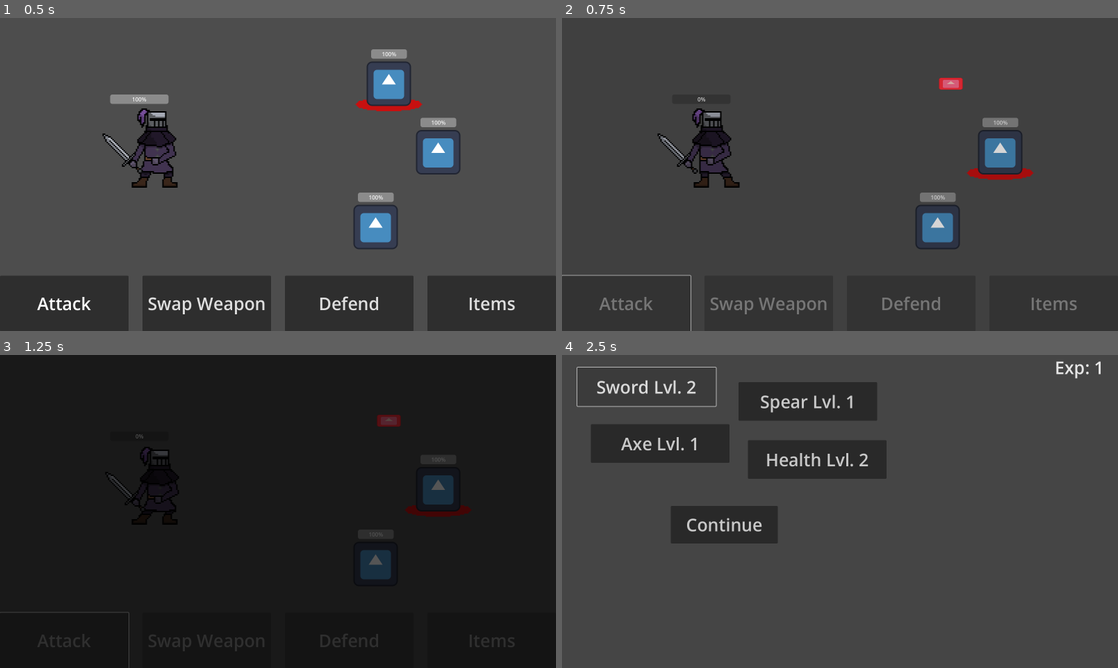
Above: before the commit, frames 1-4 (two rows, left to right).
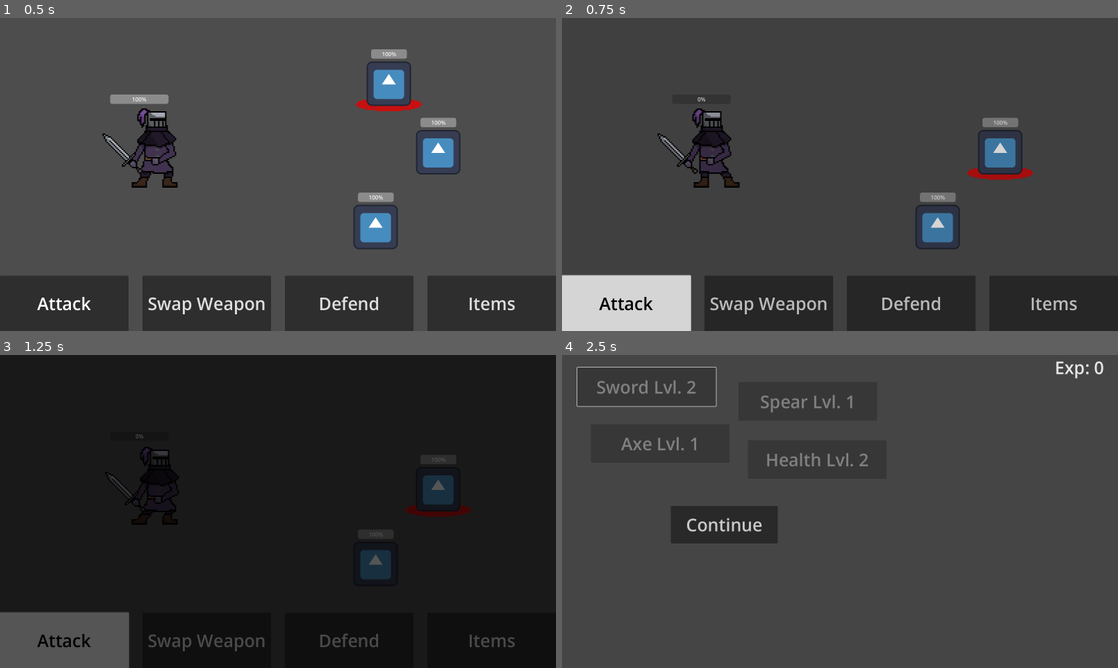
Above: after the commit, the same moments.

Repository: mwingerden/Shinko
Game: Godot game, scene res://Scenes/Levels/level_1.tscn
Two runs of this game, one before a commit and one after it. Both use one fixed random seed, a clock stepped at 60 frames per second and the inputs below. The engine's default icon, where the game draws it, is replaced by a stand-in: a white triangle on a blue panel in a dark square.
Inputs (mouse positions are in pixels of both pictures, inside the frame that each line leads up to):
- Up to frame 1 (0.5 s): no input
- Up to frame 2 (0.75 s): click "Attack" at 0.5 s
- Up to frame 3 (1.25 s): no input
- Up to frame 4 (2.5 s): click (767, 639) at 1.25 s, where only the run after the commit has a clickable "Swap Weapon"; click "Sword Lvl. 1" at 2 s

Frame 1 is identical in both runs. In frame 2, 4.9% of the frame differs, in the area x 0-93%, y 19-100%; in frame 3, 4.7%; in frame 4, 1.0%.

Commit message:
Added more logic between scene transitions.

Diff:
--- a/Scripts/Global.gd
+++ b/Scripts/Global.gd
@@ -1,6 +1,7 @@
 extends Node
 
-var exp_count = 1
+var starting_exp = 0
+var current_exp_count = starting_exp
 var health_potion_count = 1
 var shield_potion_count = 1
 var player_current_weapon = 0
@@ -8,6 +9,21 @@
 var level_sword = 1
 var level_axe = 1
 var level_spear = 1
+var MAX_PLAYER_HEALTH = 1
+var MAX_PLAYER_SHIELD = 10
+var heal_amount = 1
+var increase_shield_amount = 1
+var shield_on = false
+var player_current_health = MAX_PLAYER_HEALTH
+	#set(value):
+		#current_health = value
+		#_update_health_bar()
+		#_play_animation()
+var player_current_shield = 0
+	#set(value):
+		#current_shield = value
+		#_update_shield_bar()
+		#_play_animation()
 
 func _ready():
 	SignalManager.upgrade_sword.connect(upgrade_sword)
@@ -30,7 +46,7 @@
 	level_sword += 1
 
 func exp_add():
-	exp_count += 1
+	current_exp_count += 1
 
 func exp_sub():
-	exp_count -= 1
+	current_exp_count -= 1
--- a/Scripts/Player/player.gd
+++ b/Scripts/Player/player.gd
@@ -3,21 +3,7 @@
 @onready var health_progress_bar = $Health
 @onready var shield_progress_bar = $Shield
 @onready var animation_player = $AnimationPlayer
-@export var MAX_HEALTH = 1
-@export var MAX_SHIELD = 10
-@export var heal_amount = 1
-@export var increase_shield_amount = 1
-var shield_on = false
-var current_health = MAX_HEALTH:
-	set(value):
-		current_health = value
-		_update_health_bar()
-		_play_animation()
-var current_shield = 0:
-	set(value):
-		current_shield = value
-		_update_shield_bar()
-		_play_animation()
+
 
 func _ready():
 	Global.player_current_weapon = Global.weapon.SWORD
@@ -25,16 +11,24 @@
 	SignalManager.player_take_damage.connect(take_damage)
 	SignalManager.player_increase_health.connect(heal)
 	SignalManager.player_increase_shield.connect(increase_shield)
+	SignalManager.player_restart.connect(player_restart)
 	show_health_bar(true)
 
 @warning_ignore("unused_parameter")
 func _process(delta):
 	_play_animation()
 
+func player_restart():
+	Global.player_current_health = Global.MAX_PLAYER_HEALTH
+	Global.player_current_shield = 0
+	Global.current_exp_count = Global.starting_exp
+	_update_health_bar()
+	_update_shield_bar()
+
 func show_health_bar(value):
 	health_progress_bar.visible = value
 	shield_progress_bar.visible = !value
-	shield_on = !value
+	Global.shield_on = !value
 
 func swap_weapon():
 	if Global.player_current_weapon == Global.weapon.SWORD:
@@ -51,10 +45,10 @@
 		#print("Switched to Axe")
 
 func _update_health_bar():
-	health_progress_bar.value = (float(current_health) / MAX_HEALTH) * 100
+	health_progress_bar.value = (float(Global.player_current_health) / Global.MAX_PLAYER_HEALTH) * 100
 
 func _update_shield_bar():
-	shield_progress_bar.value = (float(current_shield) / MAX_SHIELD) * 100
+	shield_progress_bar.value = (float(Global.player_current_shield) / Global.MAX_PLAYER_SHIELD) * 100
 
 func _play_animation():
 	if Global.player_current_weapon == Global.weapon.SWORD:
@@ -65,22 +59,24 @@
 		animation_player.play("spear")
 
 func take_damage(value):
-	if shield_on:
-		current_shield -= float(value) / 2.0
-		if current_shield <= 0:
-			current_shield = 0
+	if Global.shield_on:
+		Global.current_shield -= float(value) / 2.0
+		if Global.current_shield <= 0:
+			Global.current_shield = 0
 			show_health_bar(true)
 	else:
-		current_health -= value
-
-	if current_health <= 0:
+		Global.player_current_health -= value
+	_update_health_bar()
+	if Global.player_current_health <= 0:
 		SignalManager.player_death.emit()
 
 func increase_shield():
-	if current_shield <= MAX_SHIELD:
-		current_shield += increase_shield_amount
+	if Global.current_shield <= Global.MAX_PLAYER_SHIELD:
+		Global.current_shield += Global.increase_shield_amount
 	show_health_bar(false)
+	_update_shield_bar()
 
 func heal():
-	if current_health <= MAX_HEALTH:
-		current_health += heal_amount
+	if Global.current_health <= Global.MAX_PLAYER_HEALTH:
+		Global.current_health += Global.heal_amount
+		_update_health_bar()
--- a/Scripts/SignalManager.gd
+++ b/Scripts/SignalManager.gd
@@ -11,3 +11,4 @@
 signal upgrade_health
 signal exp_add
 signal exp_sub
+signal player_restart
--- a/Scripts/Utility/battle.gd
+++ b/Scripts/Utility/battle.gd
@@ -20,6 +20,8 @@
 @onready var health_potion_button = $"../Items/Panel/HBoxContainer/Health"
 
 func _ready():
+	if str(get_path()) == "/root/Level1/Battle":
+		SignalManager.player_restart.emit()
 	enemies = find_children("Enemy*")
 	enemies[0]._select()
 	#player = get_child(0)
@@ -86,8 +88,10 @@
 				damage = damage * 2
 			elif enemies[i].get_weapon_type() == "sword" and Global.player_current_weapon == Global.weapon.AXE:
 				damage = damage * 2
-			#player.take_damage(damage)
+
 			SignalManager.player_take_damage.emit(damage)
+		if Global.player_current_health <= 0:
+			break
 		await get_tree().create_timer(.5).timeout
 	enemy_turn = false
 	defend = false
@@ -101,7 +105,7 @@
 
 func spawn_potion(pos):
 	var rand_drop = rng.randi_range(1, 100)
-	if rand_drop <= 70:
+	if rand_drop <= 99:
 		var rand_potion = rng.randi_range(0, 1)
 		if rand_potion:
 			potion = health_potion.instantiate()
--- a/Scripts/Utility/upgrade.gd
+++ b/Scripts/Utility/upgrade.gd
@@ -8,11 +8,9 @@
 @onready var Exp = $Exp
 
 func _ready():
+	continue_button.disabled = true
 	set_text()
-
-@warning_ignore("unused_parameter")
-func _process(delta):
-	pass
+	check_exp()
 
 func _on_sword_upgrade_pressed():
 	SignalManager.upgrade_sword.emit()
@@ -43,14 +41,15 @@
 	axe_upgrade_button.text = "Axe Lvl. " + str(Global.level_axe)
 	spear_upgrade_button.text = "Spear Lvl. " + str(Global.level_spear)
 	health_upgrade_button.text = "Health Lvl. " + str(Global.level_sword)
-	Exp.text = "Exp: " + str(Global.exp_count)
+	Exp.text = "Exp: " + str(Global.current_exp_count)
 
 func check_exp():
-	if Global.exp_count <= 0:
+	if Global.current_exp_count <= 0:
 		sword_upgrade_button.disabled = true
 		axe_upgrade_button.disabled = true
 		spear_upgrade_button.disabled = true
 		health_upgrade_button.disabled = true
+		continue_button.disabled = false
 
 func _on_continue_button_pressed():
 	SceneTransition.change_scene("res://Scenes/Levels/level_1.tscn")
